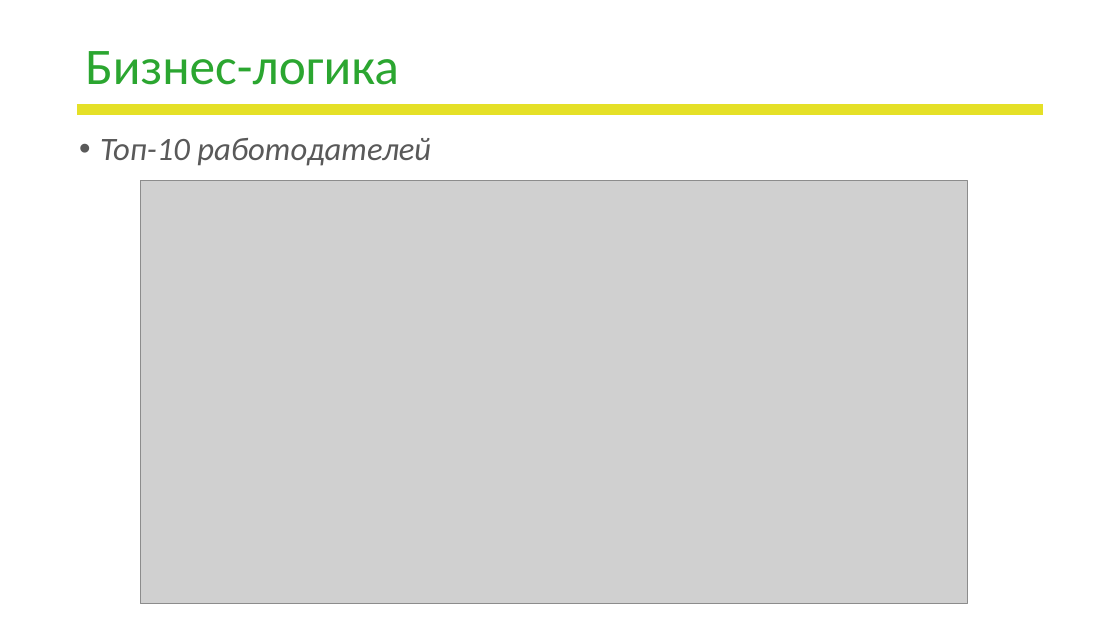
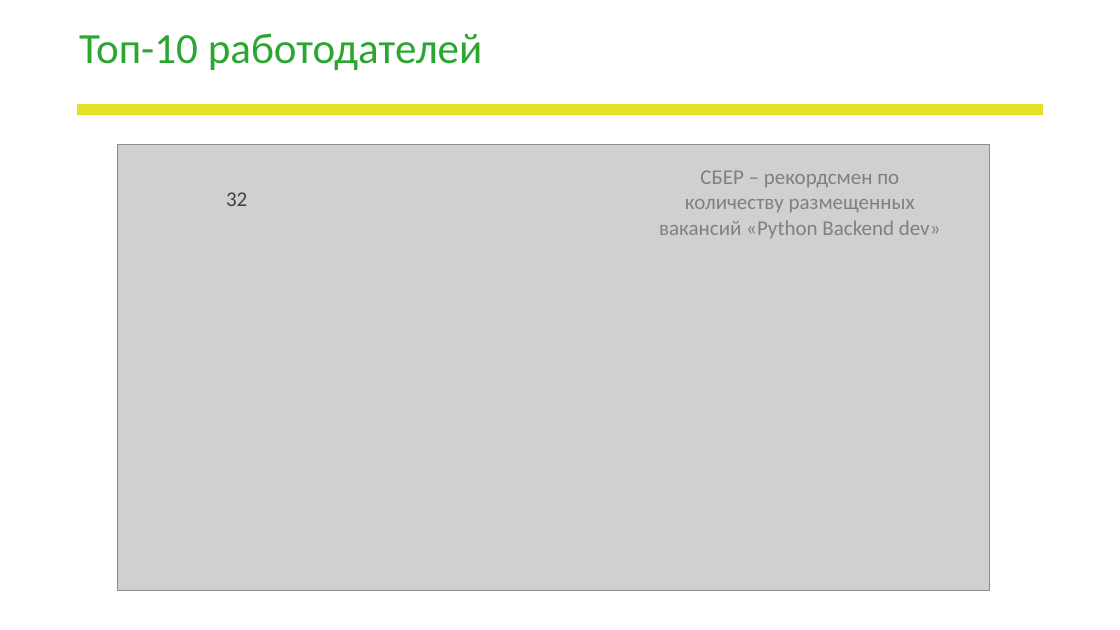
Before and after one commit to LapinGleb/DA_project, a slide deck: slide 6 of Школа_DA_Презентация_проекта.pptx (slide 5 before the commit). Drawn at 1120x630 pixels with LibreOffice and Linux fonts; fonts in the diff are those of the drawing; grey boxes stand for pictures; background and template pictures are left out. Boxes give left, top, right and bottom in pixels: in the first picture for what was removed or moved away, otherwise in the second. Text is boxed around its words. In the diff, an @@ line names an element or a change of style, - is before the commit and + after.

```diff
--- a/Школа_DA_Презентация_проекта.pptx
+++ b/Школа_DA_Презентация_проекта.pptx
@@ title at (79,33,483,70): text changed; size 44 to 36.9 pt @@
-Бизнес-логика
+Топ-10 работодателей
@@ text removed at (100,138,431,166) @@
-• Топ-10 работодателей
@@ picture: place and size @@
-picture at (140,181,968,604)
+picture at (118,145,990,591)
@@ text added at (659,170,941,238), 18 pt, text #808080 @@
+СБЕР – рекордсмен по количеству размещенных вакансий «Python Backend dev»
@@ text added at (226,192,247,206), 18 pt, text #404040 @@
+32
```
Also in this commit, not shown: 8 other slides changed, 3 slides added, 1 slide removed, 4 other files.
